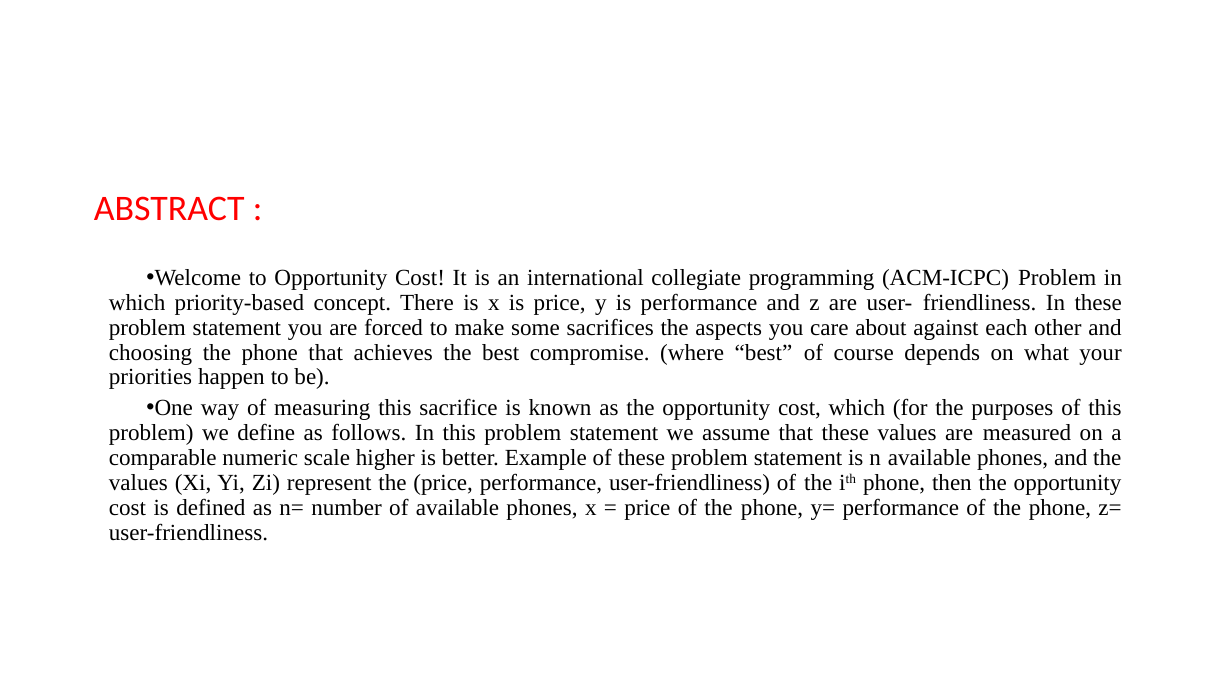
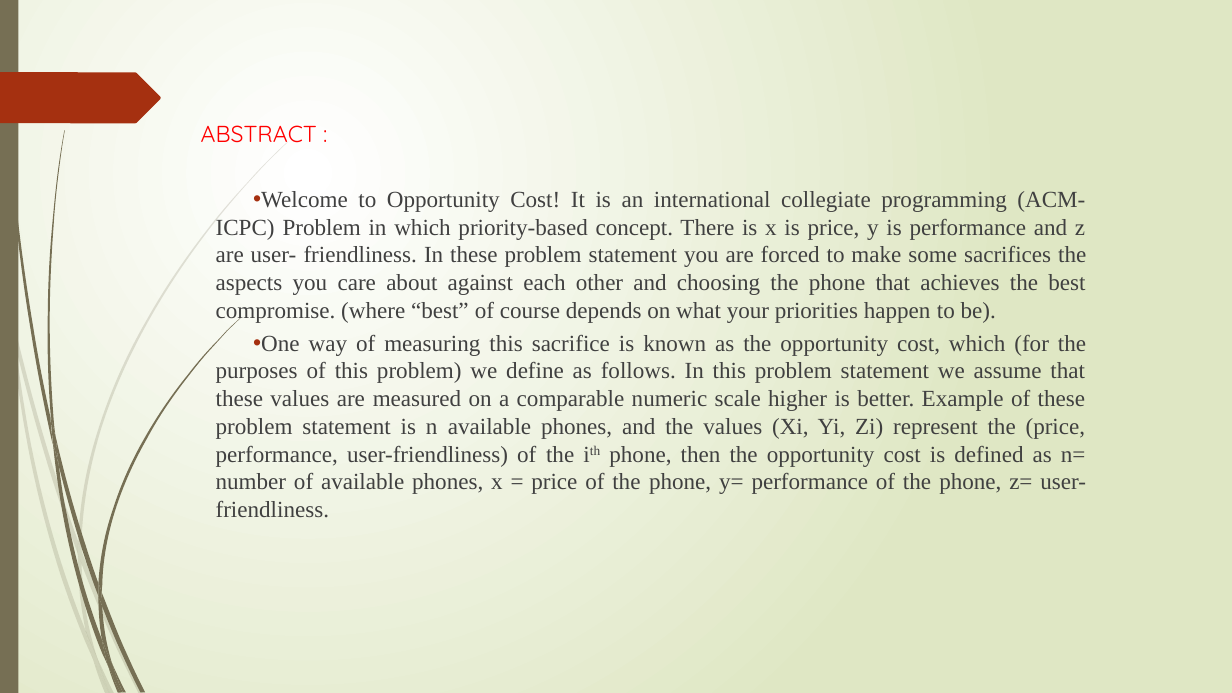
Before and after one commit to shantu03/trial, a slide deck: slide 2 of MINI Project PPT.pptx. Drawn at 1232x693 pixels with LibreOffice and Linux fonts; fonts in the diff are those of the drawing. Boxes give left, top, right and bottom in pixels: in the first picture for what was removed or moved away, otherwise in the second. Text is boxed around its words. In the diff, an @@ line names an element or a change of style, - is before the commit and + after.

```diff
--- a/MINI Project PPT.pptx
+++ b/MINI Project PPT.pptx
@@ background #FFFFFF to gradient #FFFFFF to #DFE8C4 @@
@@ rectangle added at (0, 0, 18, 693), fill #766F54 @@
@@ freeform shape added at (0, 72, 161, 123), fill #A53010 @@
@@ text "ABSTRACT :": place and size @@
-text "ABSTRACT :" at (94, 196, 1122, 541)
+text "ABSTRACT :" at (201, 125, 1086, 518)
@@ text "ABSTRACT :" at (201, 125, 1086, 518): size 28 to 18 pt, font Calibri to Quicksand in "ABSTRACT :"; text colour #000000 to #404040; line spacing 0.9 to 1 @@
@@ group added at (0, 141, 288, 693): 10 freeform shapes @@
@@ group added at (3, 0, 240, 693): 12 freeform shapes @@
```
Also in this commit, not shown: 5 other slides changed, 1 slide added, 1 other file.
